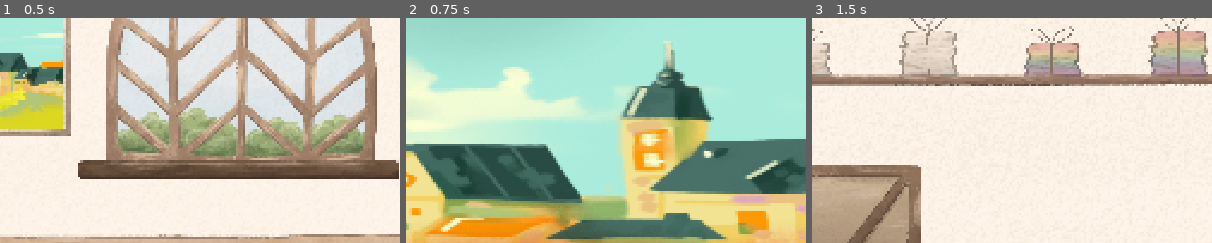
Above: before the commit, frames 1-3 (left to right).
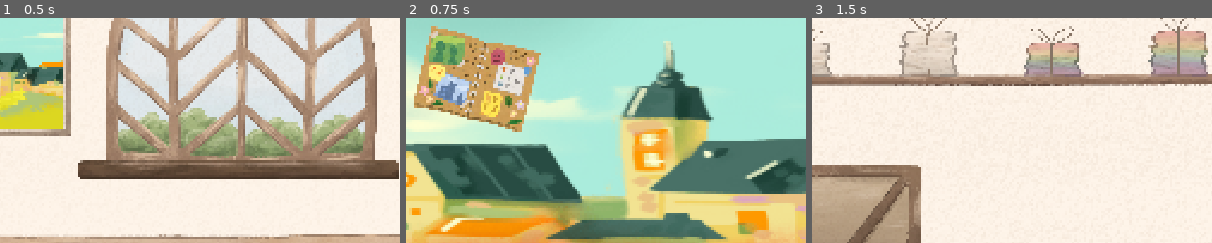
Above: after the commit, the same moments.

Repository: EliJ0y/Kingdom-Sweethearts
Game: Godot game, scene res://Scenes/home_desk.tscn
Two runs of this game, one before a commit and one after it. Both use one fixed random seed, a clock stepped at 60 frames per second and the inputs below.
Inputs (mouse positions are % of the whole screen's width and height, from its top left):
- Up to frame 1 (0.5 s): no input
- Up to frame 2 (0.75 s): click (15, 33) at 0.5 s
- Up to frame 3 (1.5 s): click (28, 41) at 1.25 s
The pictures show only the part of the screen within x 20-70%, y 27-77%; the shares and areas given below are measured in that part.

Frame 1 is identical in both runs. In frame 2, 9.6% of the frame differs, in the area x 2-34%, y 3-51%; in frame 3, nothing differs.

Commit message:
Update map.tscn

Diff:
--- a/kingdom-sweethearts/Scenes/map.tscn
+++ b/kingdom-sweethearts/Scenes/map.tscn
@@ -2,7 +2,7 @@
 
 [ext_resource type="Texture2D" uid="uid://b1spnq58mcm32" path="res://Graphics/Town Icon.png" id="1_ci6au"]
 [ext_resource type="Script" uid="uid://f2a3njcvtagk" path="res://Scenes/map.gd" id="1_p3ir5"]
-[ext_resource type="Texture2D" uid="uid://bkneqmgytr28f" path="res://Graphics/Craft Shop Icon.png" id="2_26yhd"]
+[ext_resource type="Texture2D" uid="uid://b47an7qgesya4" path="res://Graphics/Craft Shop/Craft Shop Icon.png" id="3_p3ir5"]
 
 [node name="Map" type="Node2D" unique_id=1125190912]
 script = ExtResource("1_p3ir5")
@@ -20,6 +20,6 @@
 offset_right = 905.0
 offset_bottom = 765.0
 scale = Vector2(0.62735826, 0.62735826)
-texture_normal = ExtResource("2_26yhd")
+texture_normal = ExtResource("3_p3ir5")
 
 [connection signal="pressed" from="CanvasLayer/Craft Shop Icon" to="." method="_on_craft_shop_icon_pressed"]
